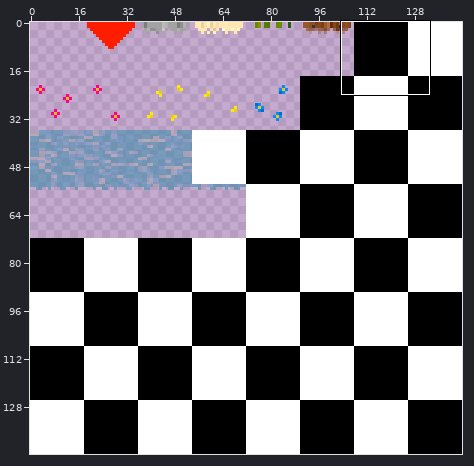
One commit to this sprite sheet: client-source/Resources/Terrain/ground_details.png. Above: a wide view before the commit, with the close-up outlined.
Close-up. Earlier state:
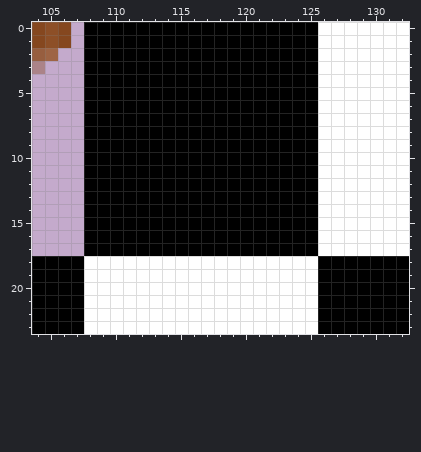
The file is 144x144 pixels. Colours within 5 levels of each other are drawn and written as one. Shown: x 104..132, y 0..23.
The same view after the edit:
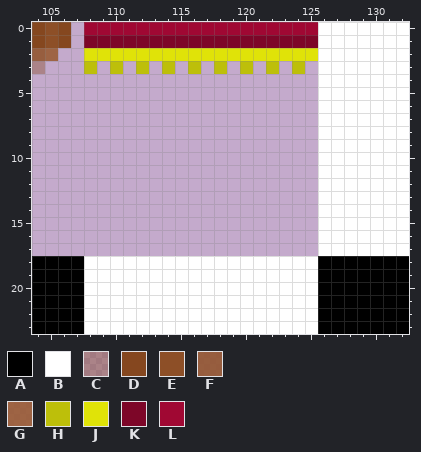
Palette (. is transparent): A #000000  B #ffffff  C #82441c62  D #85471f  E #8d4f27  F #91532bdf  G #995b33e2  H #bdbf0a  J #e0e308  K #7d0628  L #a00833
What changed:
@@ x 104..132 @@
- 0 DED.AAAAAAAAAAAAAAAAAABBBBBBB
- 1 DED.AAAAAAAAAAAAAAAAAABBBBBBB
- 2 FG..AAAAAAAAAAAAAAAAAABBBBBBB
- 3 C...AAAAAAAAAAAAAAAAAABBBBBBB
- 4 ....AAAAAAAAAAAAAAAAAABBBBBBB
- 5 ....AAAAAAAAAAAAAAAAAABBBBBBB
- 6 ....AAAAAAAAAAAAAAAAAABBBBBBB
- 7 ....AAAAAAAAAAAAAAAAAABBBBBBB
- 8 ....AAAAAAAAAAAAAAAAAABBBBBBB
- 9 ....AAAAAAAAAAAAAAAAAABBBBBBB
-10 ....AAAAAAAAAAAAAAAAAABBBBBBB
-11 ....AAAAAAAAAAAAAAAAAABBBBBBB
-12 ....AAAAAAAAAAAAAAAAAABBBBBBB
-13 ....AAAAAAAAAAAAAAAAAABBBBBBB
-14 ....AAAAAAAAAAAAAAAAAABBBBBBB
-15 ....AAAAAAAAAAAAAAAAAABBBBBBB
-16 ....AAAAAAAAAAAAAAAAAABBBBBBB
-17 ....AAAAAAAAAAAAAAAAAABBBBBBB
+ 0 DED.LLLLLLLLLLLLLLLLLLBBBBBBB
+ 1 DED.KKKKKKKKKKKKKKKKKKBBBBBBB
+ 2 FG..JJJJJJJJJJJJJJJJJJBBBBBBB
+ 3 C...H.H.H.H.H.H.H.H.H.BBBBBBB
+ 4 ......................BBBBBBB
+ 5 ......................BBBBBBB
+ 6 ......................BBBBBBB
+ 7 ......................BBBBBBB
+ 8 ......................BBBBBBB
+ 9 ......................BBBBBBB
+10 ......................BBBBBBB
+11 ......................BBBBBBB
+12 ......................BBBBBBB
+13 ......................BBBBBBB
+14 ......................BBBBBBB
+15 ......................BBBBBBB
+16 ......................BBBBBBB
+17 ......................BBBBBBB
 18 AAAABBBBBBBBBBBBBBBBBBAAAAAAA
Pixel boxes of the changes (left, top, right, bottom) in both close-ups:
changed: (84, 22, 318, 256)
